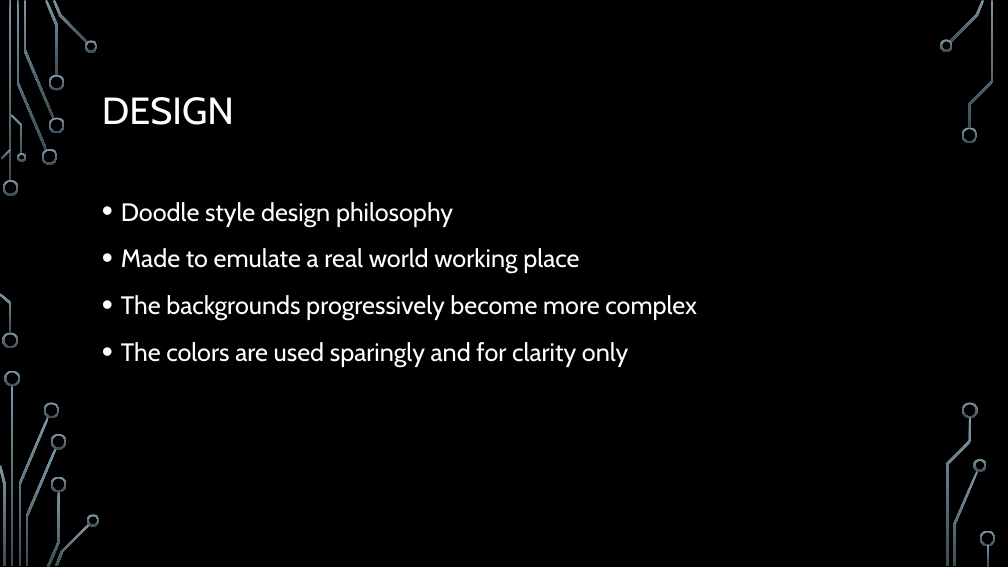
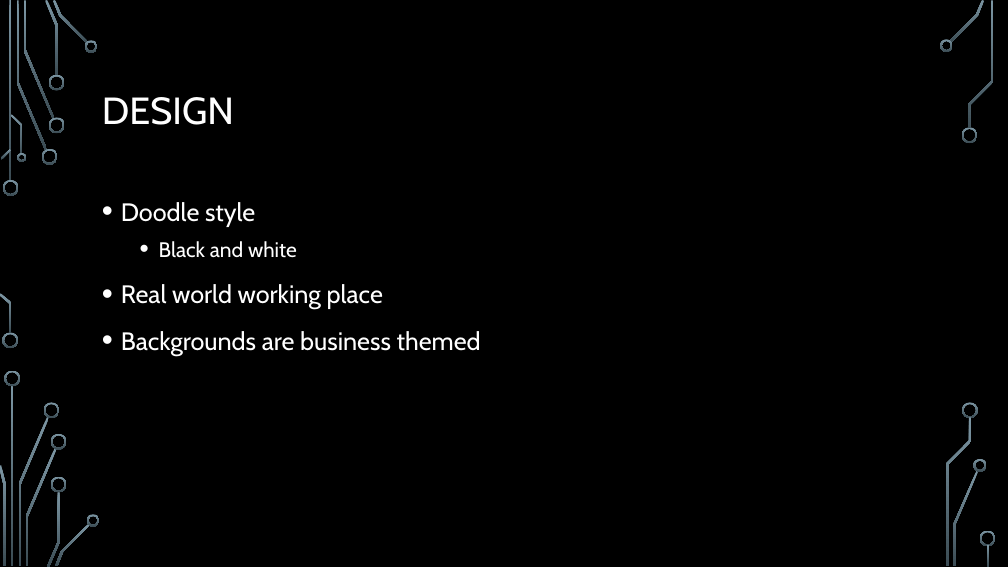
Before and after one commit to MHSCSClub/FBLA_GameSimulation_2014, a slide deck: slide 6 of Powerpoint.pptx. Drawn at 1008x567 pixels with LibreOffice and Linux fonts; fonts in the diff are those of the drawing; background and template pictures are left out. Boxes give left, top, right and bottom in pixels: in the first picture for what was removed or moved away, otherwise in the second. Text is boxed around its words. In the diff, an @@ line names an element or a change of style, - is before the commit and + after.

```diff
--- a/Powerpoint.pptx
+++ b/Powerpoint.pptx
@@ text at (121,202,481,356): text changed @@
-• Doodle style design philosophy
-• Made to emulate a real world working place
-• The backgrounds progressively become more complex
-• The colors are used sparingly and for clarity only
+• Doodle style
+  • Black and white
+• Real world working place
+• Backgrounds are business themed
```
Also in this commit, not shown: 4 other slides changed, 1 slide added, 1 slide removed.
